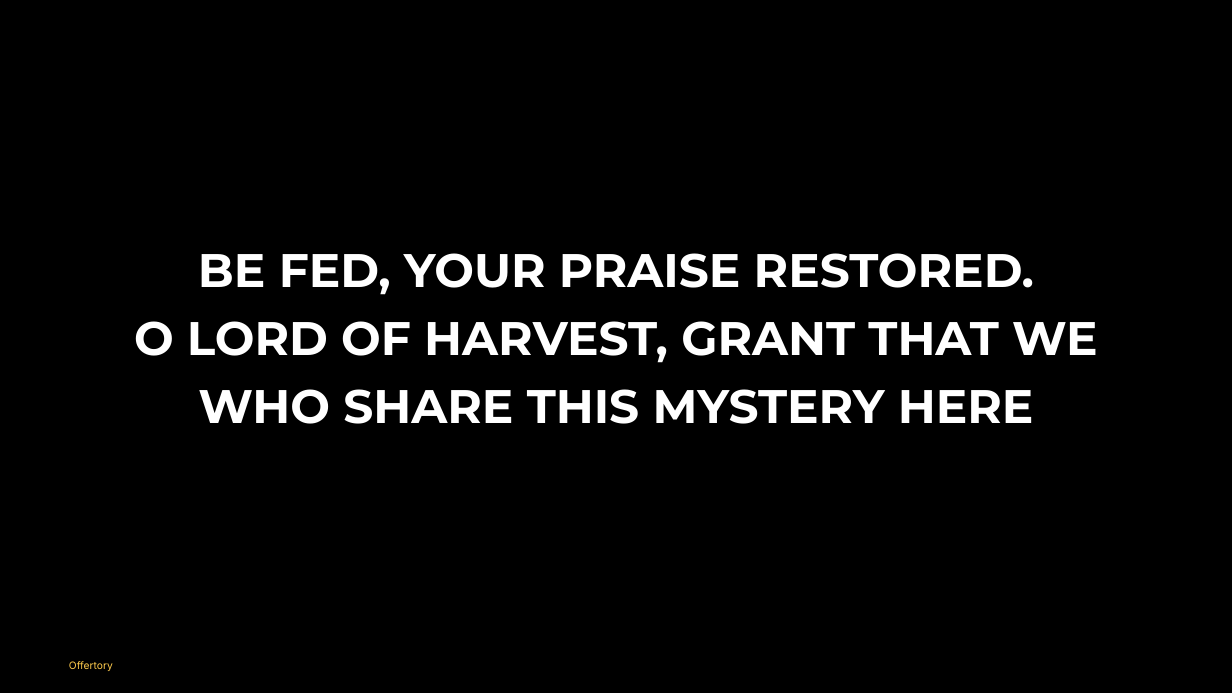
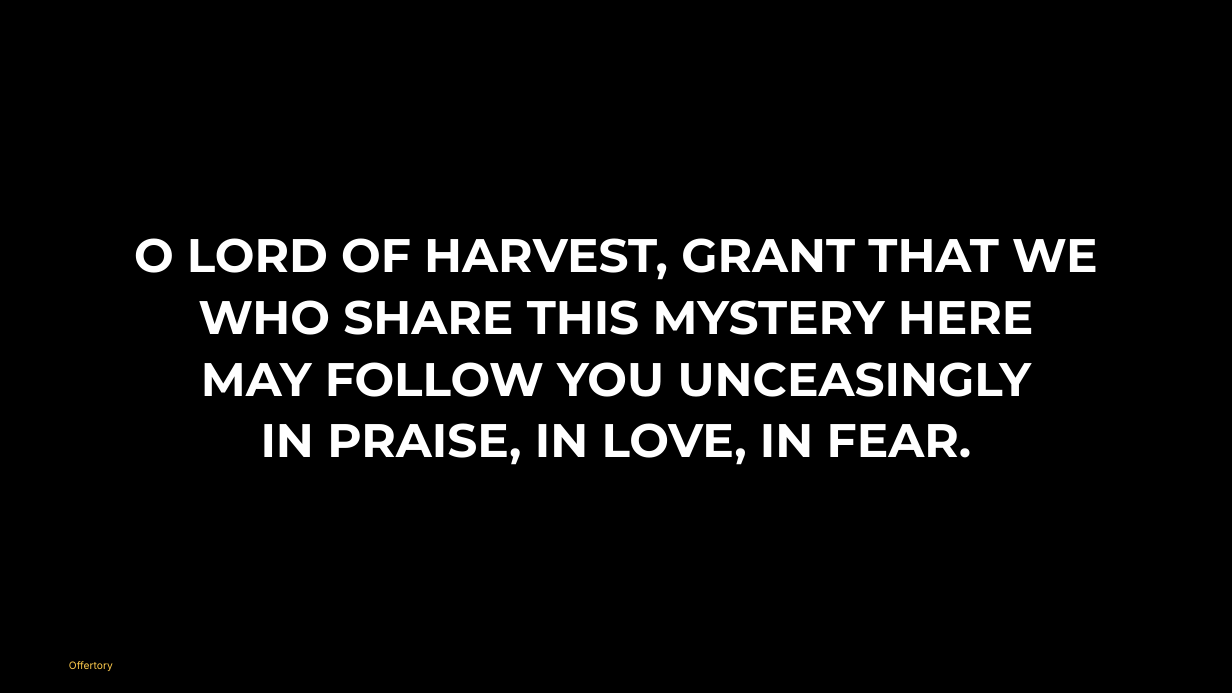
Before and after one commit to divinogabriel9/verbum, a slide deck: slide 45 of outputs/GFCC31May2026_OrdinaryTime.pptx (slide 33 before the commit). Drawn at 1232x693 pixels with LibreOffice and Linux fonts; fonts in the diff are those of the drawing. Boxes give left, top, right and bottom in pixels: in the first picture for what was removed or moved away, otherwise in the second. Text is boxed around its words. In the diff, an @@ line names an element or a change of style, - is before the commit and + after.

```diff
--- a/outputs/GFCC31May2026_OrdinaryTime.pptx
+++ b/outputs/GFCC31May2026_OrdinaryTime.pptx
@@ text "O LORD OF HARVEST, GRANT ..." moved from (x1=134, y1=253, x2=1098, y2=424) to (x1=134, y1=238, x2=1098, y2=465) @@
@@ text at (x1=134, y1=238, x2=1098, y2=335): line spacing 1.05 to 1; less space between paragraphs @@
@@ text at (x1=198, y1=253, x2=1034, y2=295): paragraph removed @@
-BE FED, YOUR PRAISE RESTORED.
@@ text at (x1=201, y1=362, x2=1032, y2=465): paragraphs added @@
+MAY FOLLOW YOU UNCEASINGLY
+IN PRAISE, IN LOVE, IN FEAR.
```
Also in this commit, not shown: 27 other slides changed, 19 slides added, 5 slides removed, 21 other files.
